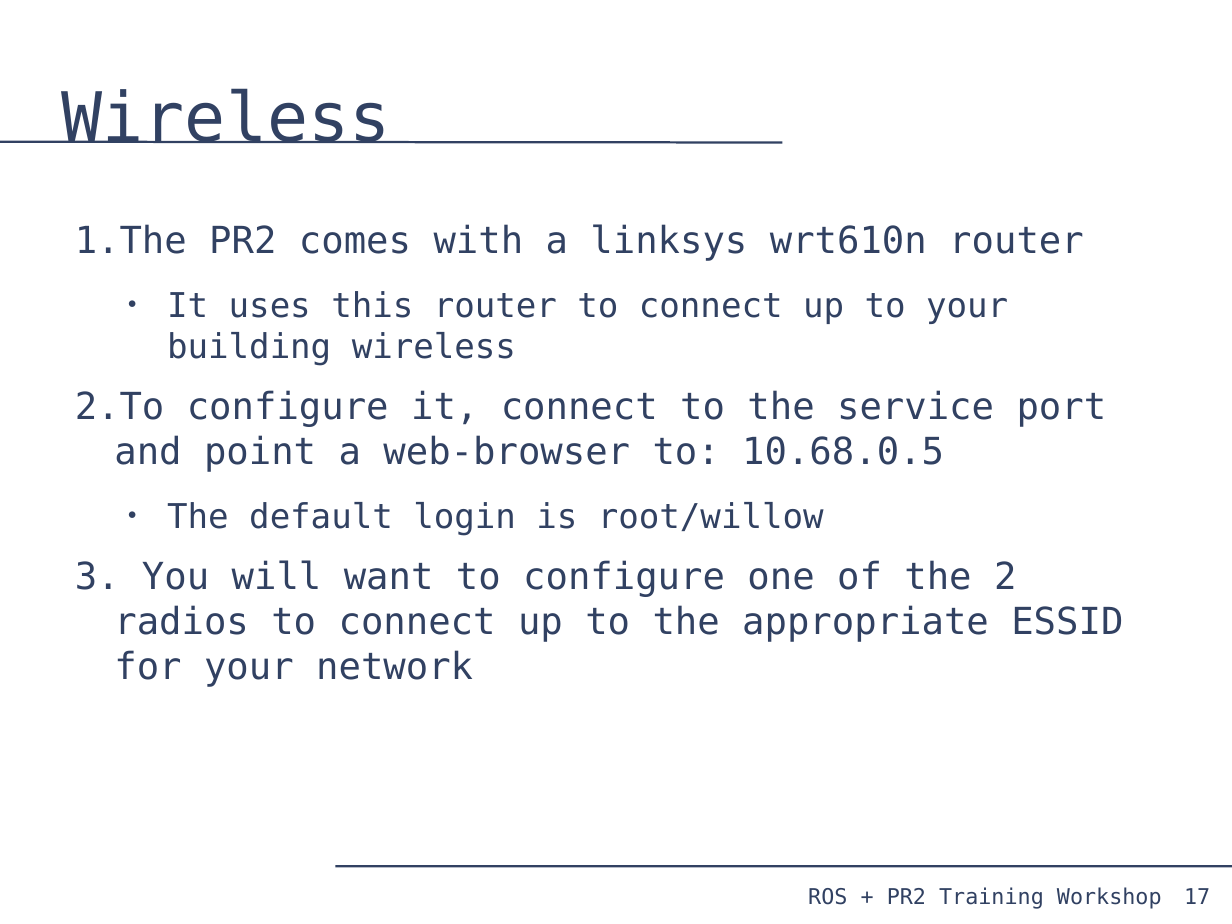
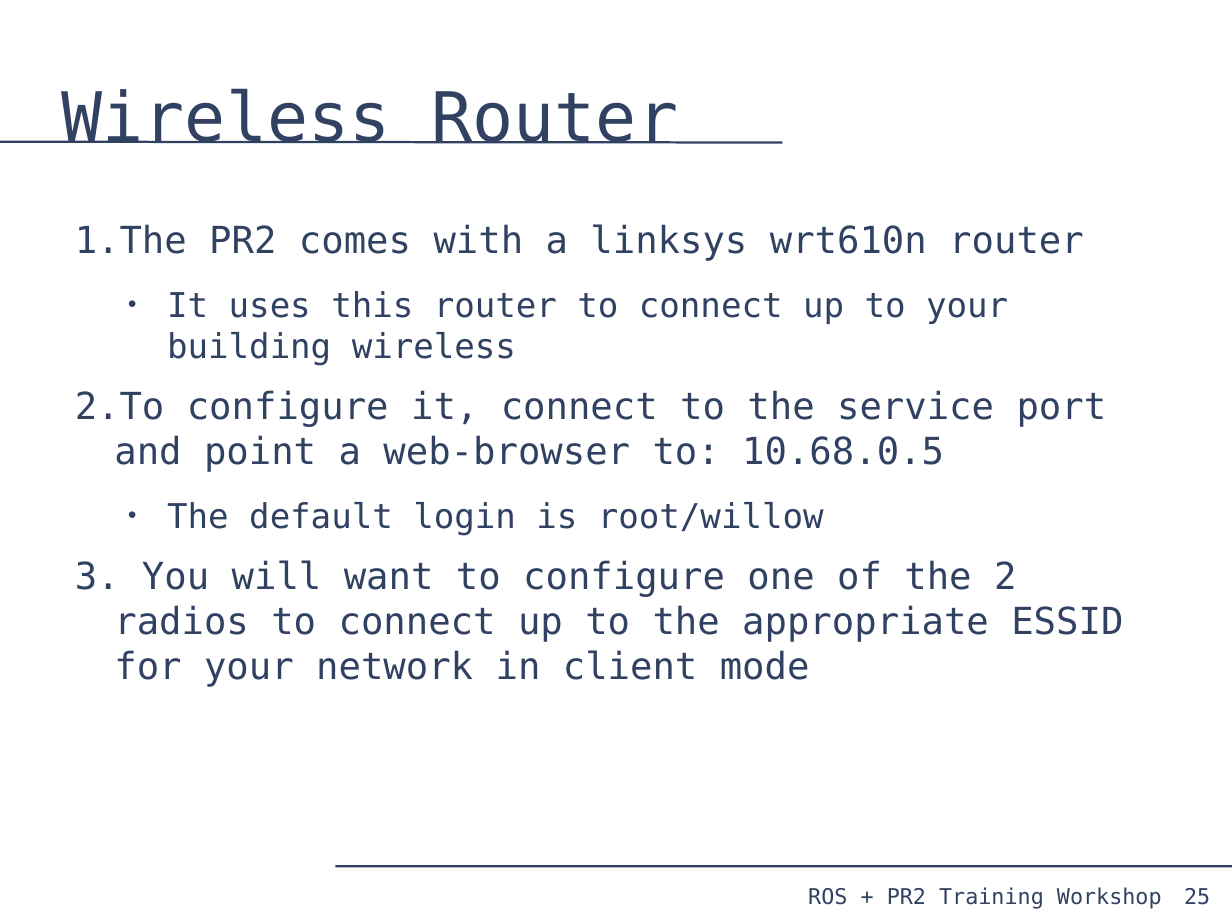
Before and after one commit to PR2/pr2_docs, a slide deck: slide 25 of pr2_training_workshop/pr2_sysadmin/pr2_syasdmin.odp (slide 17 before the commit). Drawn at 1232x924 pixels with LibreOffice and Linux fonts; fonts in the diff are those of the drawing. Boxes give left, top, right and bottom in pixels: in the first picture for what was removed or moved away, otherwise in the second. Text is boxed around its words. In the diff, an @@ line names an element or a change of style, - is before the commit and + after.

```diff
--- a/pr2_training_workshop/pr2_sysadmin/pr2_syasdmin.odp
+++ b/pr2_training_workshop/pr2_sysadmin/pr2_syasdmin.odp
@@ title at bbox=[62, 88, 679, 144]: text changed @@
-Wireless
+Wireless Router
@@ text at bbox=[114, 560, 1123, 687]: text changed @@
-3. You will want to configure one of the 2 radios to connect up to the appropriate ESSID for your network
+3. You will want to configure one of the 2 radios to connect up to the appropriate ESSID for your network in client mode
@@ page number at bbox=[1184, 888, 1210, 905]: text changed @@
-17
+25
```
Also in this commit, not shown: 11 other slides changed, 8 slides added, 1 slide removed, 1 other file.
